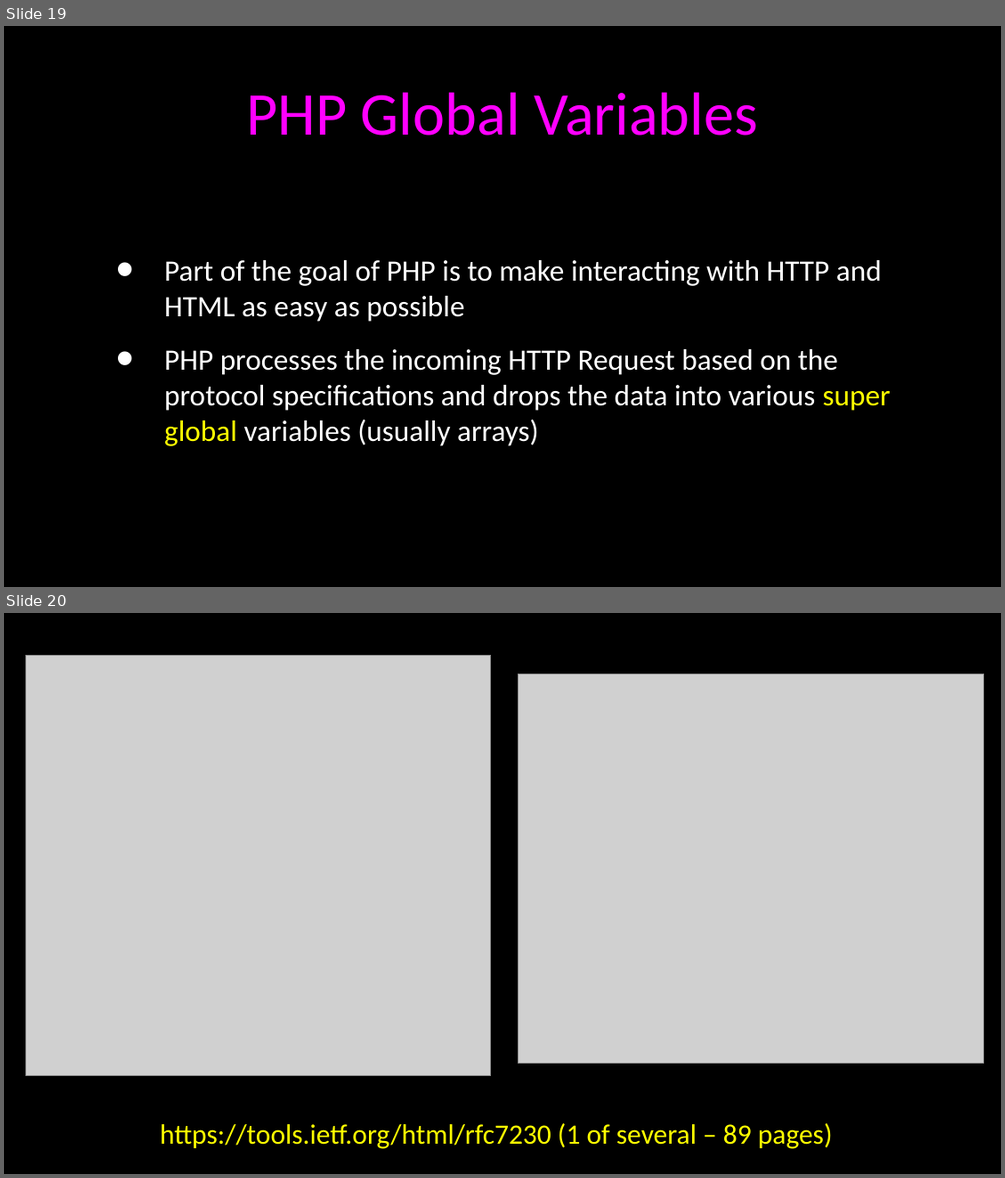
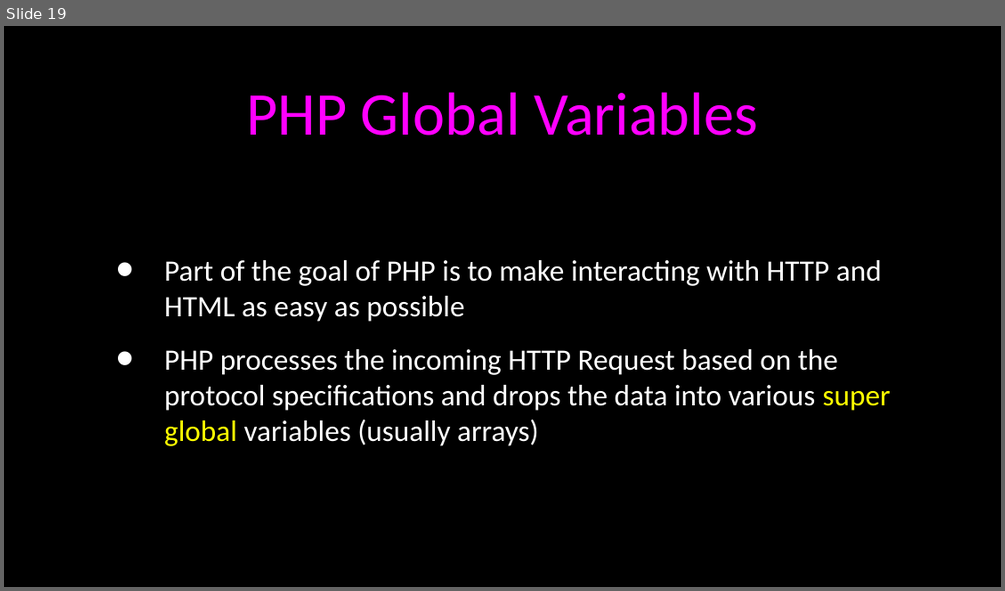
Before and after one commit to csev/wa4e, a slide deck: lectures/PHP-04-Arrays.ppt. Shown one above the other, each under a label of ours: slides 19 and 20 before the commit, slide 19 after it. The pictures are 1005x1178 and 1005x591 pixels, drawn with LibreOffice and Linux fonts; fonts in the diff are those of the drawing; grey boxes stand for pictures. Boxes give left, top, right and bottom in pixels: in the first picture for what was removed or moved away, otherwise in the second. Text is boxed around its words. In the diff, an @@ line names an element or a change of style, - is before the commit and + after.

```diff
--- a/lectures/PHP-04-Arrays.ppt
+++ b/lectures/PHP-04-Arrays.ppt
@@ slide 20 removed at bbox=[4, 613, 1001, 1174], background #000000 @@
@@ picture removed at bbox=[26, 655, 491, 1076] @@
@@ picture removed at bbox=[518, 674, 984, 1062] @@
@@ text removed at bbox=[160, 1123, 833, 1149] @@
-https://tools.ietf.org/html/rfc7230 (1 of several – 89 pages)
```
Also in this commit, not shown: 3 slides changed, 1 slide added, 4 other files.
